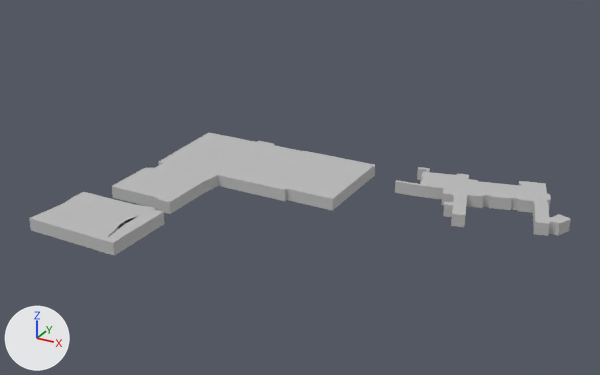
Renders of the OBJ model src/main/resources/models/B&WL1Floor.obj from each side of a commit.
Camera for both pictures: a camera (50 mm lens) standing at (35.0, -58.8, 32.0) and looking at (2.6, 0.0, 2.6). Arrows for +X, +Y and +Z are at lower left; the lights stay in place. Where no turn or scale is listed for an object, it has been applied to the vertices.

Objects in the first picture: 'B&WL1Floor'.
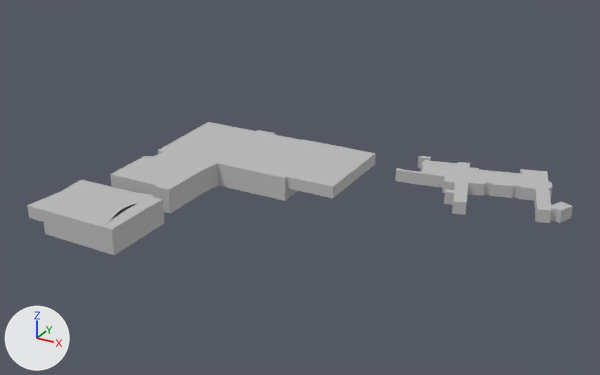
Commit message: Remade models so that I don't need to manipulate each floor individually

Edits to the bpy script that builds the scene:
```text
Change me_b_wl1floor:
    used by ob_b_wl1floor; location = (0.0, 0.0, 0.0)
    remove me_b_wl1floor.from_pydata(...)  # 1058 vertices, 1052 faces; spans x -15.9..24.4, y -14.1..14.6, z 0.1..1.3
    add me_b_wl1floor.from_pydata(...)  # 1616 vertices, 1606 faces; spans x -15.9..24.4, y -14.1..14.6, z 0.1..2.5
    me_b_wl1floor part 1: the loose piece of 494 vertices spanning x -14.8..4.9, y -5.7..11.5, z 0.1..1.2 is copied, and the copy is moved by (0.0, 0.0, 1.2); it spans x -14.8..4.9, y -5.7..11.5, z 1.3..2.4
    me_b_wl1floor part 2: the loose piece of 486 vertices spanning x 8.2..24.4, y 4.1..14.6, z 0.1..1.2 is moved by (0.0, 0.0, 1.2)
    me_b_wl1floor part 3: a new loose piece of 78 vertices spanning x -15.9..-6.7, y -14.1..-7.2, z 1.3..2.5, in mat_initialshadinggroup (grey #bcbcbc)
    me_b_wl1floor part 4: 1 vertex moved within x -14.3, y 2.0, z 0.1; 329 vertices removed from x -15.9..4.9, y -14.1..11.5, z 0.1..1.2; 315 vertices added at x -15.0..1.7, y -14.1..11.5, z 0.1..1.3
```

Where the change shows, as pixel boxes [x1, y1, x2, y2] in the pictures (600 x 375 px; the box of a moved part takes in the faces that stretch with it):
'B&WL1Floor', reshaped (8% taller)
    before: [29, 133, 571, 256]
    after: [27, 122, 573, 255]
part 1 of me_b_wl1floor, added
    after: [110, 122, 376, 202]
part 2 of me_b_wl1floor, moved or reshaped
    before: [395, 167, 571, 236]
    after: [395, 156, 573, 223]
part 3 of me_b_wl1floor, added
    after: [27, 180, 164, 242]
part 4 of me_b_wl1floor, moved or reshaped
    before: [29, 133, 375, 254]
    after: [44, 175, 298, 254]
